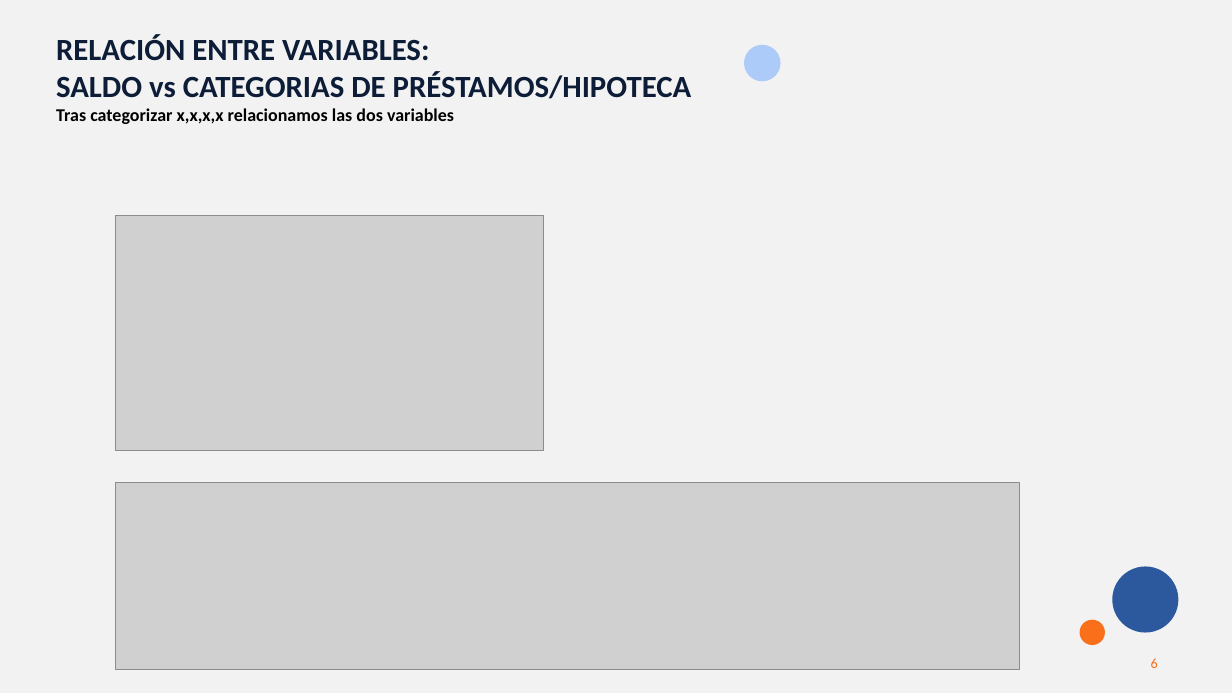
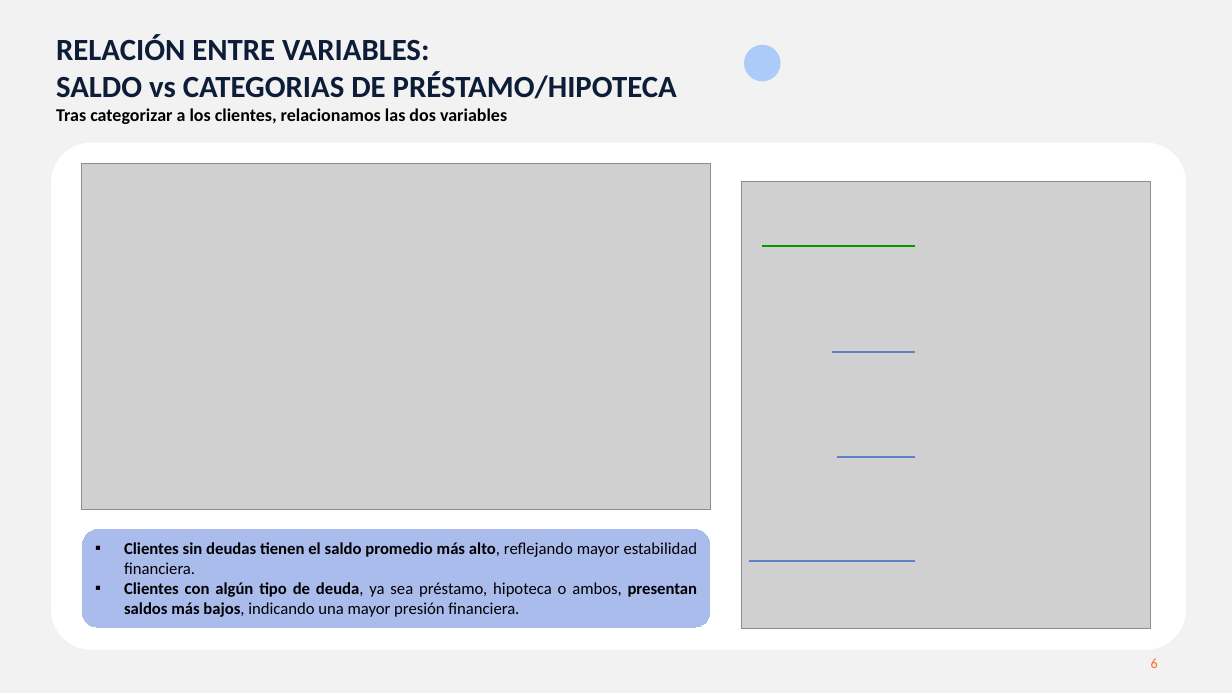
Before and after one commit to MarinaTorba/PersonalDataProrjects, a slide deck: slide 6 of Equip_B/results/S2_Presentacion_Finanzas.pptx. Drawn at 1232x693 pixels with LibreOffice and Linux fonts; fonts in the diff are those of the drawing; grey boxes stand for pictures. Boxes give left, top, right and bottom in pixels: in the first picture for what was removed or moved away, otherwise in the second. Text is boxed around its words. In the diff, an @@ line names an element or a change of style, - is before the commit and + after.

```diff
--- a/Equip_B/results/S2_Presentacion_Finanzas.pptx
+++ b/Equip_B/results/S2_Presentacion_Finanzas.pptx
@@ text at [56, 71, 677, 124]: text changed @@
-SALDO vs CATEGORIAS DE PRÉSTAMOS/HIPOTECA
-Tras categorizar x,x,x,x relacionamos las dos variables
+SALDO vs CATEGORIAS DE PRÉSTAMO/HIPOTECA
+Tras categorizar a los clientes, relacionamos las dos variables
@@ rounded rectangle added at [51, 142, 1186, 650], fill #FFFFFF @@
@@ picture added at [81, 164, 711, 510] @@
@@ picture added at [741, 182, 1151, 628] @@
@@ picture removed at [116, 216, 543, 451] @@
@@ line added from (762, 246) to (916, 246), #009900 1.5 pt @@
@@ line added from (833, 352) to (916, 352), #5C83C4 1.5 pt @@
@@ line added from (837, 457) to (916, 457), #5C83C4 1.5 pt @@
@@ picture removed at [116, 482, 1019, 670] @@
@@ rounded rectangle added at [81, 529, 711, 628], fill #AABCEC, outline #FFFFFF 0.75 pt, 13 pt, text #000000 @@
+▪ Clientes sin deudas tienen el saldo promedio más alto, reflejando mayor estabilidad financiera.
+▪ Clientes con algún tipo de deuda, ya sea préstamo, hipoteca o ambos, presentan saldos más bajos, indicando una mayor presión financiera.
@@ line added from (750, 561) to (916, 561), #5C83C4 1.5 pt @@
@@ ellipse removed at [1113, 567, 1179, 633] @@
@@ ellipse removed at [1080, 620, 1104, 645] @@
@@ text removed at [76, 656, 144, 670] @@
-17/10/2024
@@ text removed at [155, 669, 241, 670] @@
-Revisión anual
```
Also in this commit, not shown: 8 other slides changed.
